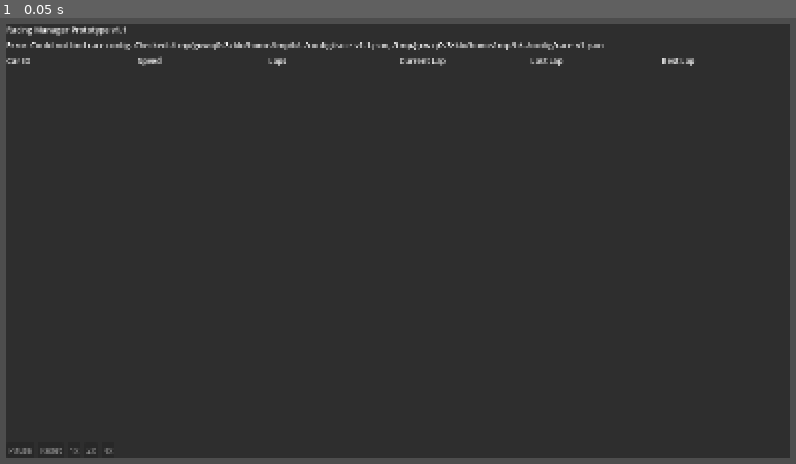
Above: before the commit, frame 1.
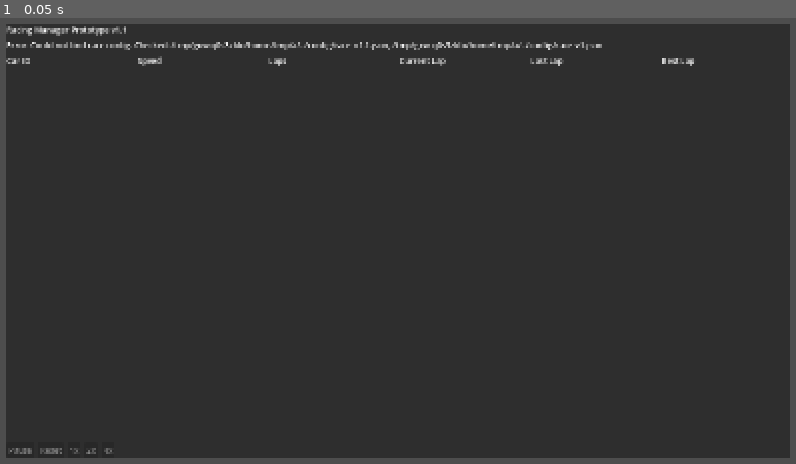
Above: after the commit, the same moment.

Repository: ayubashraf28/motorsport-strategist
Game: Godot game, scene res://scenes/main.tscn
Same seed, same stepped clock (60 frames per second), same inputs: the game is played once before the commit and once after it.
Inputs:
- Up to frame 1 (0.05 s): no input

The runs differ from the first frame. In frame 1, 0.2% of the frame differs, in the area x 36-76%, y 5-8%.

Commit message:
fix: keep lap wrap and crossing count coherent near boundaries

Diff:
--- a/game/sim/src/race_simulator.gd
+++ b/game/sim/src/race_simulator.gd
@@ -203,11 +203,25 @@
 
 	var previous_distance: float = car.distance_along_track
 	var raw_distance: float = previous_distance + speed * chunk_dt
-	# Apply a tiny relative epsilon so exact-boundary crossings are not missed by
-	# floating-point accumulation (e.g. 199.9999999998 instead of 200.0).
 	var lap_epsilon: float = maxf(_LAP_CROSS_EPSILON, track_length * 0.000000001)
-	var laps_crossed: int = int(floor((raw_distance + lap_epsilon) / track_length))
-	car.distance_along_track = fposmod(raw_distance, track_length)
+	var laps_crossed: int = int(floor(raw_distance / track_length))
+	var wrapped_distance: float = raw_distance - (float(laps_crossed) * track_length)
+	var forced_boundary_cross: bool = false
+
+	# Handle near-boundary floating-point cases while keeping lap count and
+	# wrapped distance coherent in the same chunk.
+	if laps_crossed == 0 and (track_length - raw_distance) <= lap_epsilon:
+		laps_crossed = 1
+		wrapped_distance = 0.0
+		forced_boundary_cross = true
+	elif laps_crossed > 0 and abs(wrapped_distance) <= lap_epsilon:
+		wrapped_distance = 0.0
+	elif laps_crossed > 0 and (track_length - wrapped_distance) <= lap_epsilon:
+		laps_crossed += 1
+		wrapped_distance = 0.0
+		forced_boundary_cross = true
+
+	car.distance_along_track = fposmod(wrapped_distance, track_length)
 	if laps_crossed <= 0:
 		return
 
@@ -220,6 +234,8 @@
 	var clamped_time_to_first_cross: float = maxf(time_to_first_cross, 0.0)
 	var chunk_end_time: float = chunk_start_time + chunk_dt
 	var first_cross_time: float = minf(chunk_start_time + clamped_time_to_first_cross, chunk_end_time)
+	if forced_boundary_cross and first_cross_time < chunk_end_time:
+		first_cross_time = chunk_end_time
 	var lap_duration: float = track_length / speed
 	for crossing_index in range(laps_crossed):
 		var crossing_time: float = first_cross_time + float(crossing_index) * lap_duration
